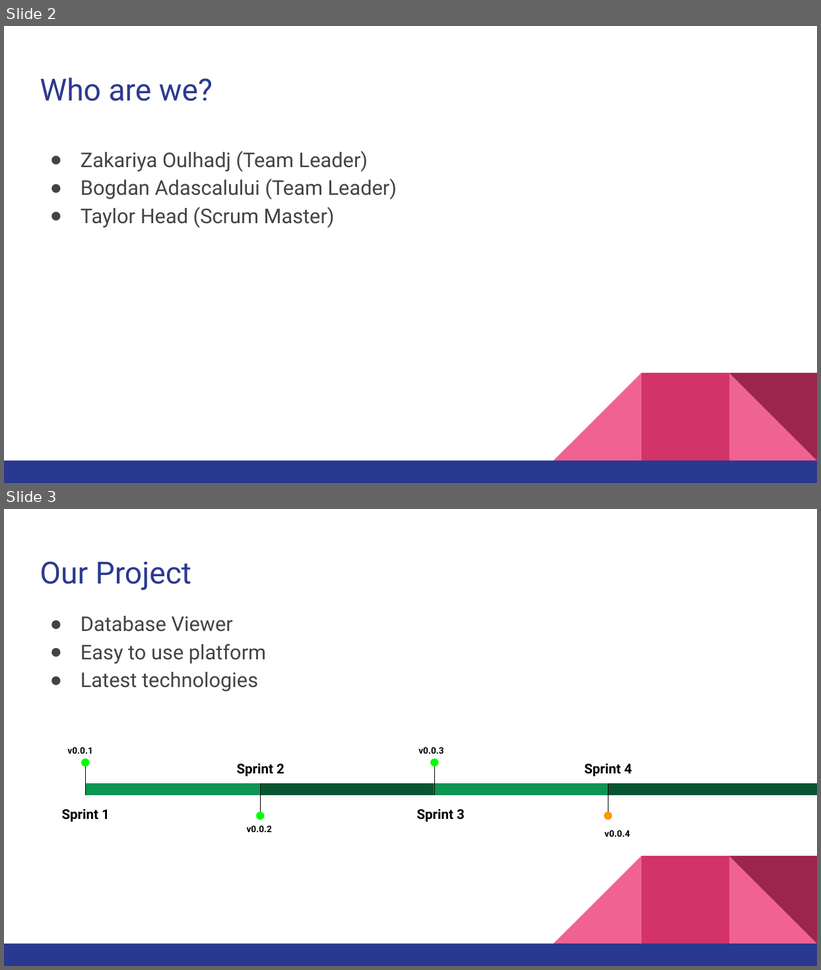
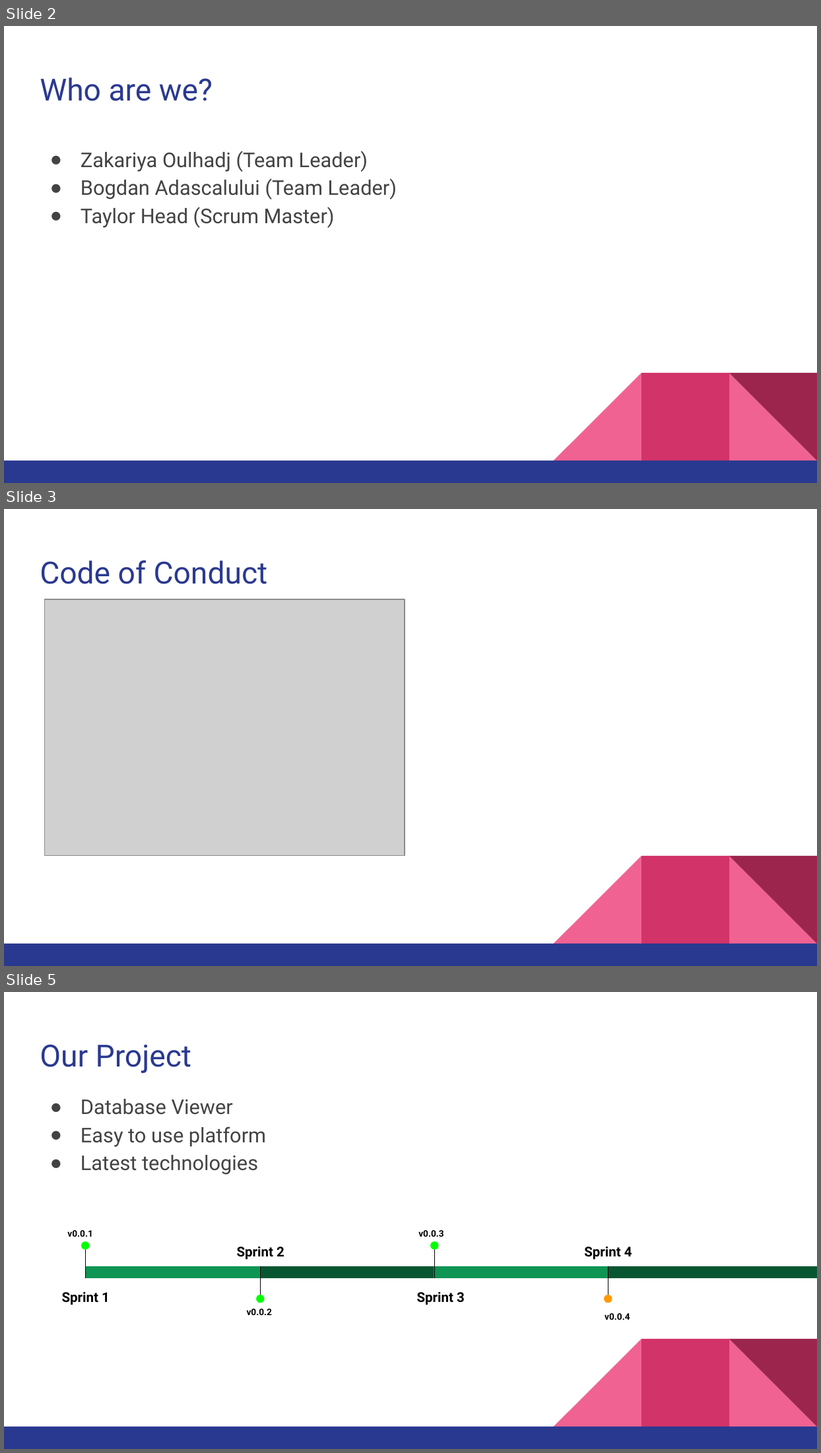
Before and after one commit to checkmate-group/coursework, a slide deck: documents/presentations/sprint_4_presentation.pptx. Shown one above the other, each under a label of ours: slides 2 and 3 before the commit, slides 2, 3 and 5 after it; the slides between them are not shown. The pictures are 821x970 and 821x1453 pixels, drawn with LibreOffice and Linux fonts; fonts in the diff are those of the drawing; grey boxes stand for pictures. Boxes give left, top, right and bottom in pixels: in the first picture for what was removed or moved away, otherwise in the second. Text is boxed around its words. In the diff, an @@ line names an element or a change of style, - is before the commit and + after.

```diff
--- a/documents/presentations/sprint_4_presentation.pptx
+++ b/documents/presentations/sprint_4_presentation.pptx
@@ slide 3 added at bbox=[4, 509, 817, 966], background #FFFFFF; not listed: 5 template elements that a slide beside it also shows @@
@@ title added at bbox=[40, 560, 268, 584], 27 pt, text #2A3990 @@
+Code of Conduct
@@ picture added at bbox=[45, 599, 405, 855] @@
@@ what was slide 3 is now slide 5 @@
```
Also in this commit, not shown: 1 slide changed, 3 other slides added.
